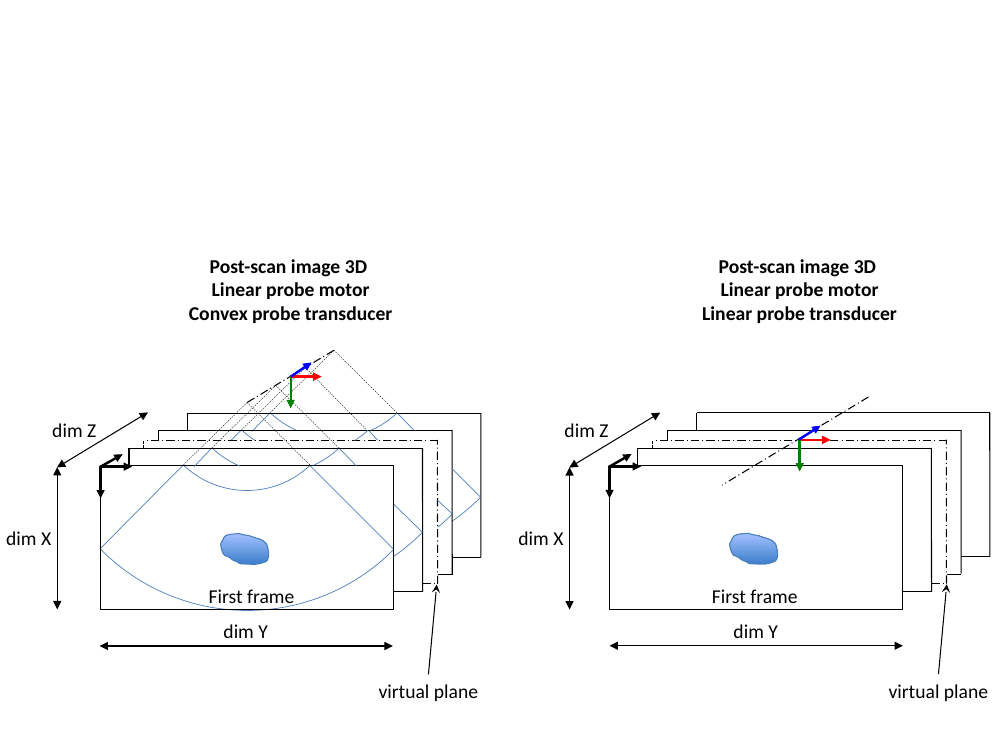
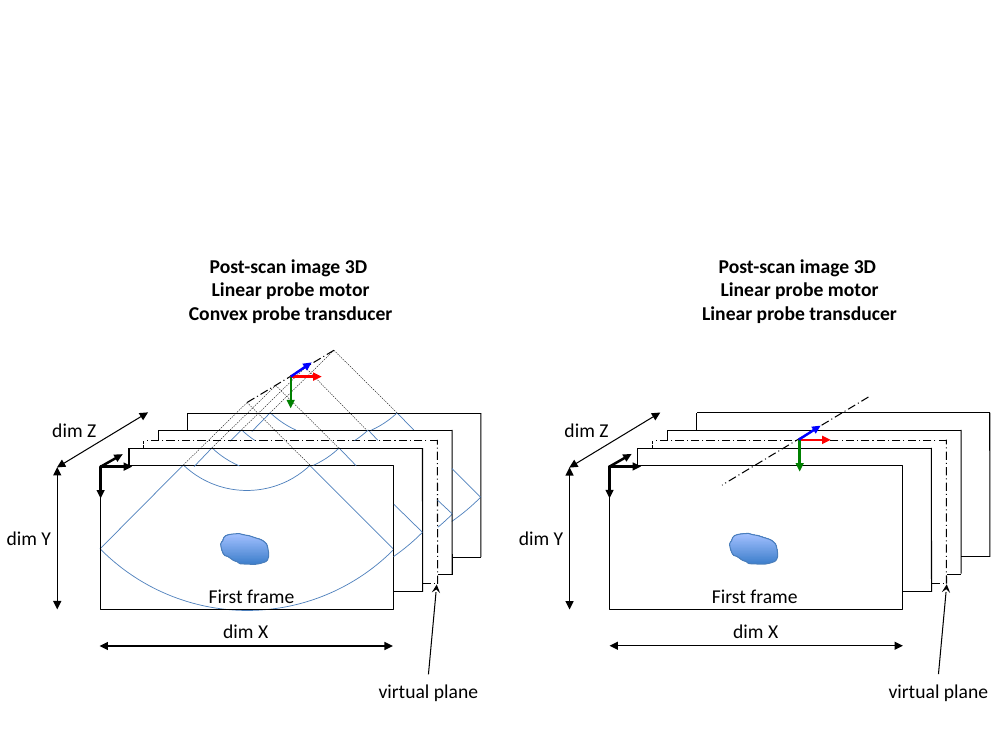
Before and after one commit to lagadic/ustk, a slide deck: slide 8 of doc/image/img-usProbeSettings.pptx. Drawn at 1008x756 pixels with LibreOffice and Linux fonts; fonts in the diff are those of the drawing; background and template pictures are left out. Boxes give left, top, right and bottom in pixels: in the first picture for what was removed or moved away, otherwise in the second. Text is boxed around its words. In the diff, an @@ line names an element or a change of style, - is before the commit and + after.

```diff
--- a/doc/image/img-usProbeSettings.pptx
+++ b/doc/image/img-usProbeSettings.pptx
@@ text at [7,531,51,545]: text changed @@
-dim X
+dim Y
@@ text at [519,531,564,545]: text changed @@
-dim X
+dim Y
@@ text at [223,624,268,638]: text changed @@
-dim Y
+dim X
@@ text at [733,624,778,638]: text changed @@
-dim Y
+dim X
```
Also in this commit, not shown: 1 other slide changed, 2 other files.
